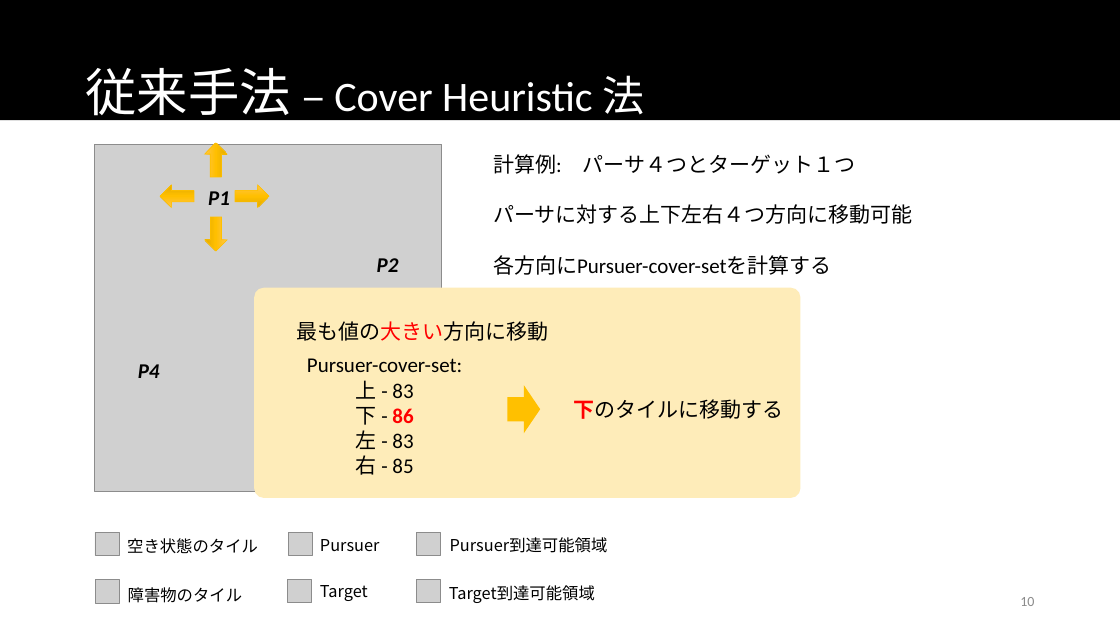
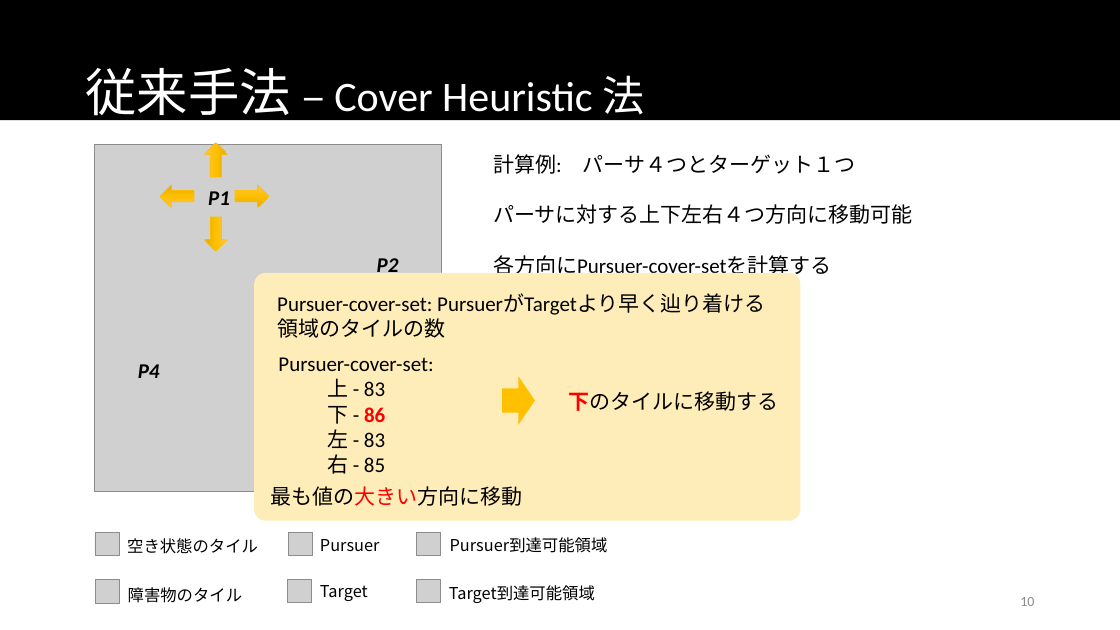
Before and after one commit to namidairo777/xiao_multiagent, a slide deck: slide 10 of documents/情報処理学会TANGXIAO_20170312.pptx. Drawn at 1120x630 pixels with LibreOffice and Linux fonts; fonts in the diff are those of the drawing; grey boxes stand for pictures. Boxes give left, top, right and bottom in pixels: in the first picture for what was removed or moved away, otherwise in the second. Text is boxed around its words. In the diff, an @@ line names an element or a change of style, - is before the commit and + after.

```diff
--- a/documents/情報処理学会TANGXIAO_20170312.pptx
+++ b/documents/情報処理学会TANGXIAO_20170312.pptx
@@ rounded rectangle resized from (x1=255, y1=287, x2=801, y2=497) to (x1=255, y1=273, x2=801, y2=521) @@
@@ text added at (x1=277, y1=297, x2=432, y2=311), 18 pt, text #000000 @@
+Pursuer-cover-set: PursuerがTargetより早く辿り着ける領域のタイルの数
@@ text "Pursuer-cover-set:" moved from (x1=307, y1=358, x2=462, y2=475) to (x1=278, y1=357, x2=433, y2=474) @@
@@ down arrow moved from (x1=508, y1=385, x2=541, y2=434) to (x1=503, y1=376, x2=536, y2=425) @@
@@ text "下のタイルに移動する" moved from (x1=574, y1=399, x2=784, y2=419) to (x1=568, y1=391, x2=778, y2=411) @@
@@ text "最も値の大きい方向に移動" moved from (x1=297, y1=321, x2=549, y2=341) to (x1=270, y1=486, x2=522, y2=506) @@
```
Also in this commit, not shown: 13 other slides changed, 1 slide added, 13 other files.
